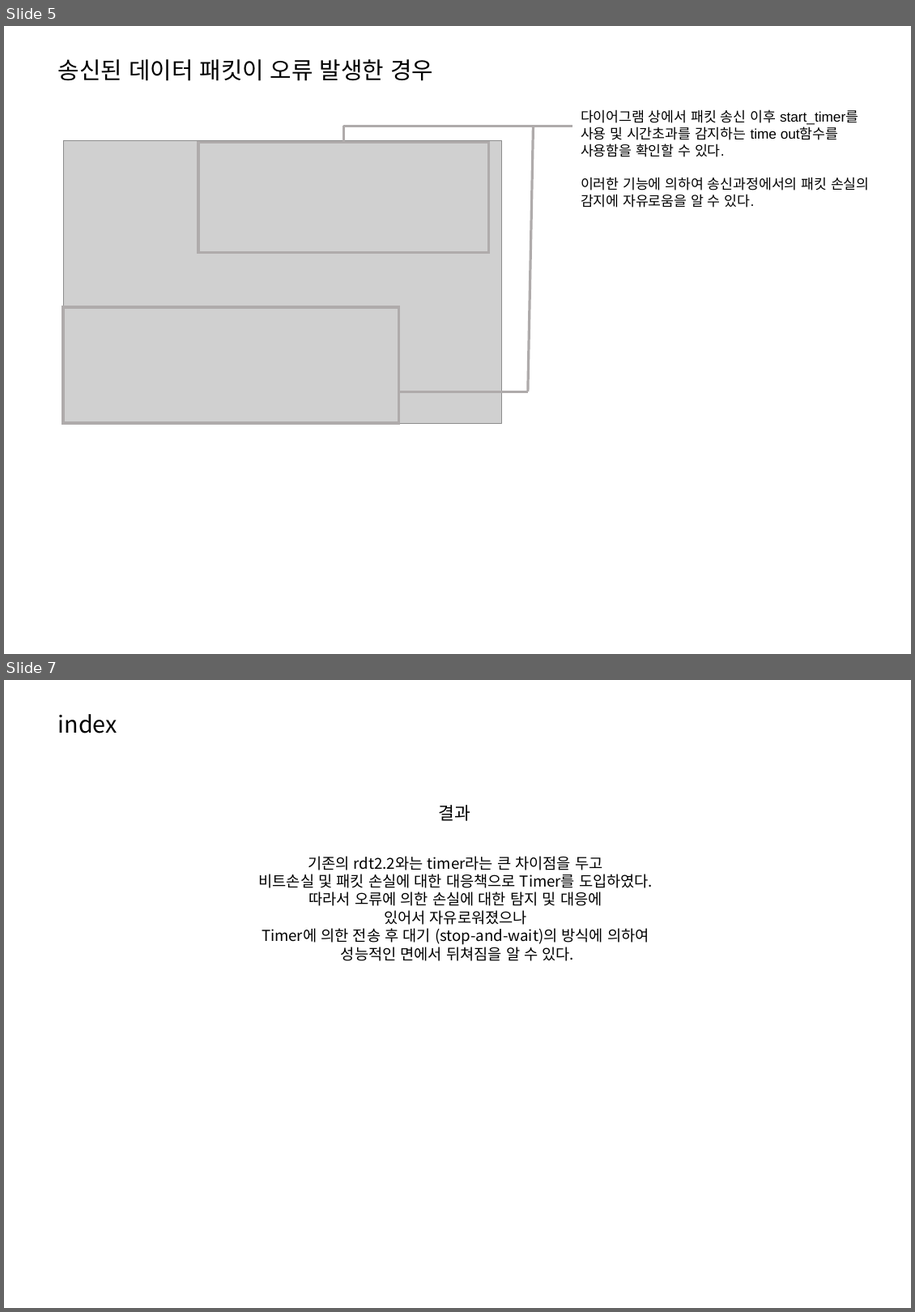
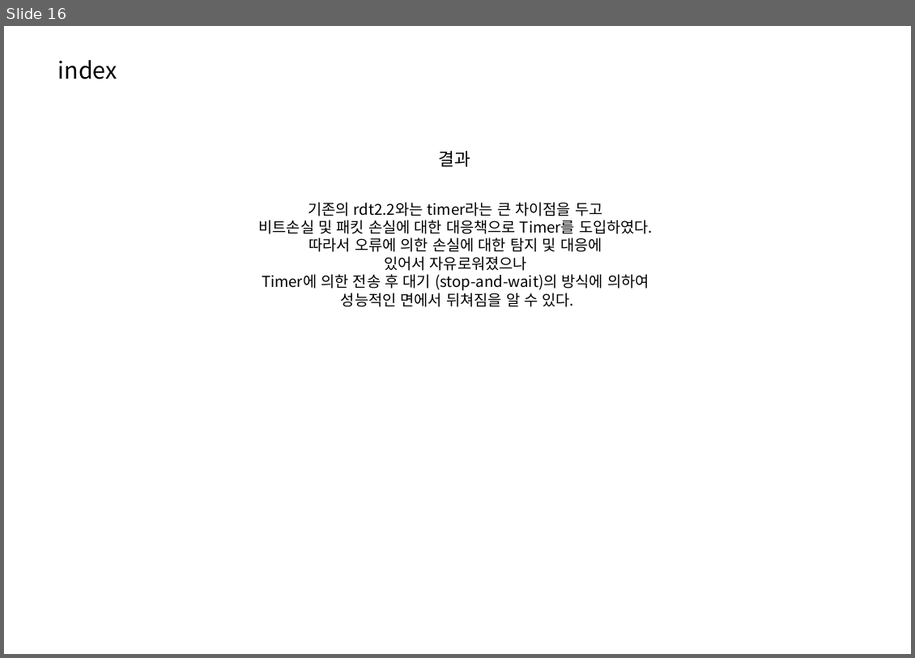
Before and after one commit to ingkoon/2020-s, a slide deck: ComputerNetwork/exc10/20151167 이인재 컴퓨터네트워크 연습문제(P 31, P 27).pptx. Shown one above the other, each under a label of ours: slides 5 and 7 before the commit, slide 16 after it; the slides between them are not shown. The pictures are 915x1312 and 915x658 pixels, drawn with LibreOffice and Linux fonts; fonts in the diff are those of the drawing; grey boxes stand for pictures; background and template pictures are left out. Boxes give left, top, right and bottom in pixels: in the first picture for what was removed or moved away, otherwise in the second. Text is boxed around its words. In the diff, an @@ line names an element or a change of style, - is before the commit and + after.

```diff
--- a/ComputerNetwork/exc10/20151167 이인재 컴퓨터네트워크 연습문제(P 31, P 27).pptx
+++ b/ComputerNetwork/exc10/20151167 이인재 컴퓨터네트워크 연습문제(P 31, P 27).pptx
@@ slide 5 removed at <box>4,26,911,654</box>, background picture (left out) @@
@@ text removed at <box>58,59,433,81</box> @@
-송신된 데이터 패킷이 오류 발생한 경우
@@ text removed at <box>581,109,870,207</box> @@
-다이어그램 상에서 패킷 송신 이후 start_timer를 사용 및 시간초과를 감지하는 time out함수를 사용함을 확인할 수 있다.
-이러한 기능에 의하여 송신과정에서의 패킷 손실의 감지에 자유로움을 알 수 있다.
@@ picture removed at <box>63,141,502,423</box> @@
@@ rectangle removed at <box>198,143,489,253</box> @@
@@ line removed from (344, 143) to (344, 126) @@
@@ line removed from (573, 126) to (344, 126) @@
@@ line removed from (528, 392) to (534, 126) @@
@@ rectangle removed at <box>63,307,399,424</box> @@
@@ line removed from (528, 392) to (399, 392) @@
@@ what was slide 7 is now slide 16 @@
```
Also in this commit, not shown: 4 slides changed, 11 slides added, 1 other slide removed, 1 other file.
